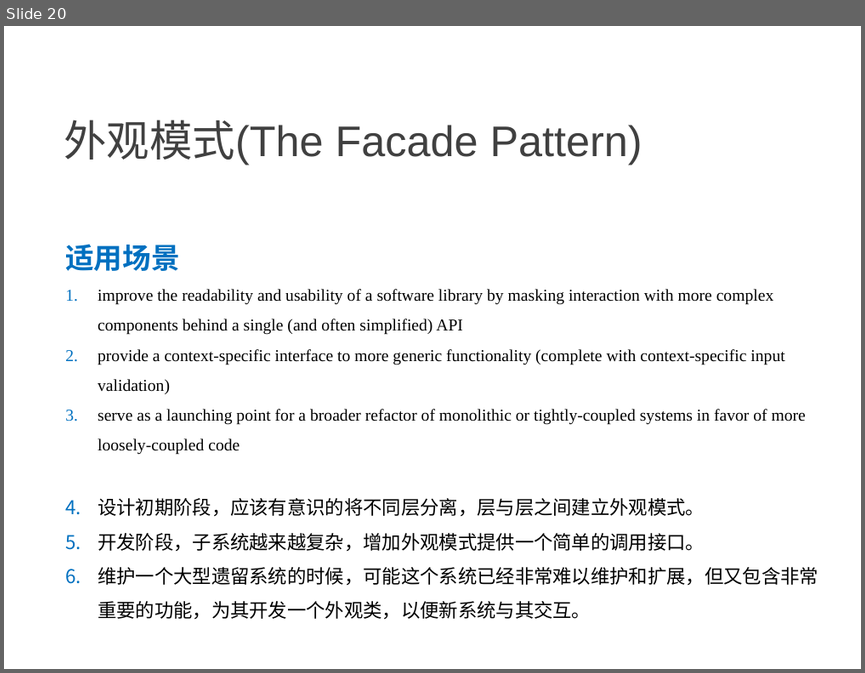
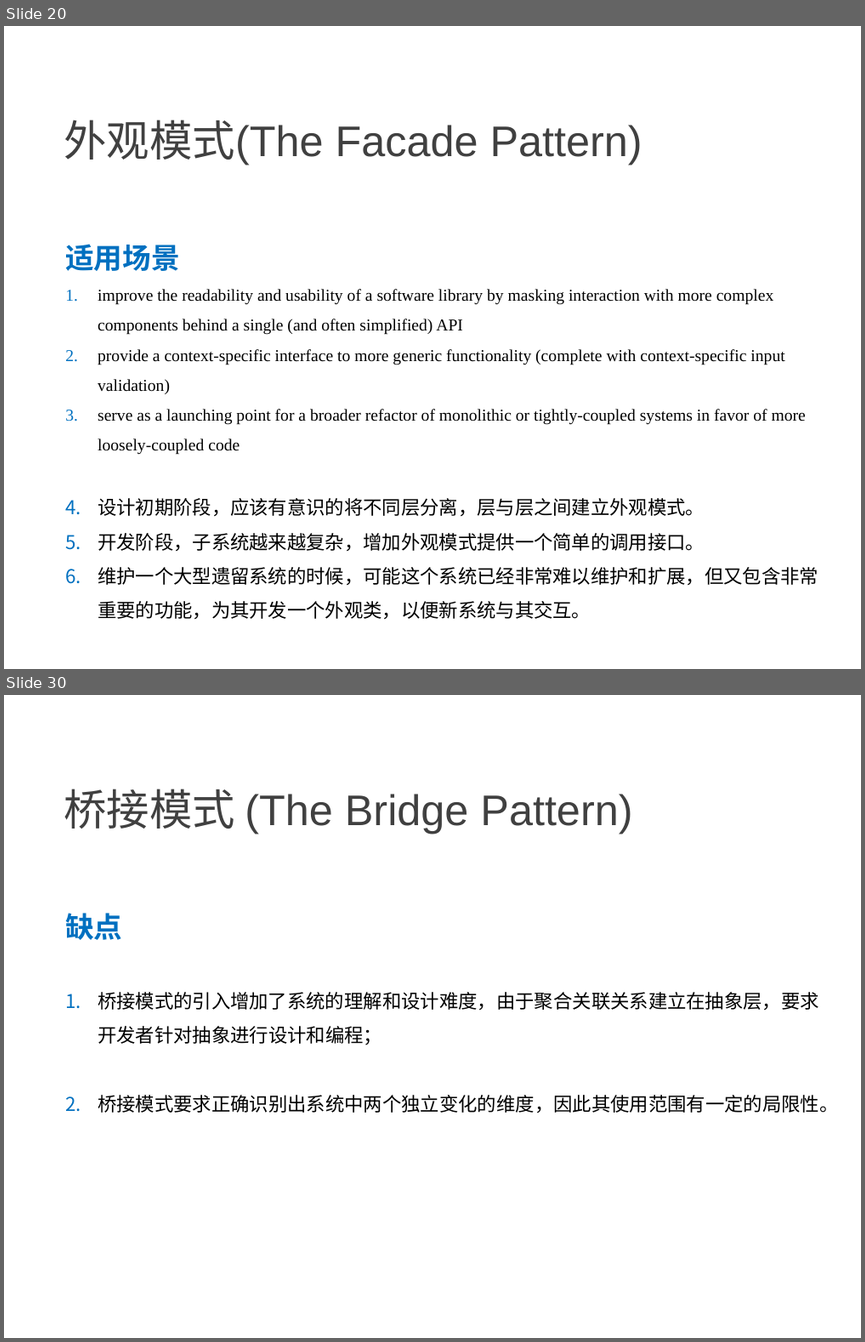
Before and after one commit to NewGr8Player/My-PPT, a slide deck: Design pattern/3.设计模式-结构型模式.pptx. Shown one above the other, each under a label of ours: slide 20 before the commit, slides 20 and 30 after it; the slides between them are not shown. The pictures are 865x673 and 865x1342 pixels, drawn with LibreOffice and Linux fonts; fonts in the diff are those of the drawing. Boxes give left, top, right and bottom in pixels: in the first picture for what was removed or moved away, otherwise in the second. Text is boxed around its words. In the diff, an @@ line names an element or a change of style, - is before the commit and + after.

Commit message:
Add     - 代理模式     - 桥接模式     - 享元模式

```diff
--- a/Design pattern/3.设计模式-结构型模式.pptx
+++ b/Design pattern/3.设计模式-结构型模式.pptx
@@ slide 30 added at (4, 695, 861, 1338), background #FFFFFF @@
@@ text added at (64, 789, 632, 834), 36 pt, text #404040 @@
+桥接模式 (The Bridge Pattern)
@@ text added at (65, 913, 838, 1113), 16 pt, text #000000 @@
+缺点
+1. 桥接模式的引入增加了系统的理解和设计难度，由于聚合关联关系建立在抽象层，要求开发者针对抽象进行设计和编程；
+2. 桥接模式要求正确识别出系统中两个独立变化的维度，因此其使用范围有一定的局限性。
```
Also in this commit, not shown: 12 other slides added.
